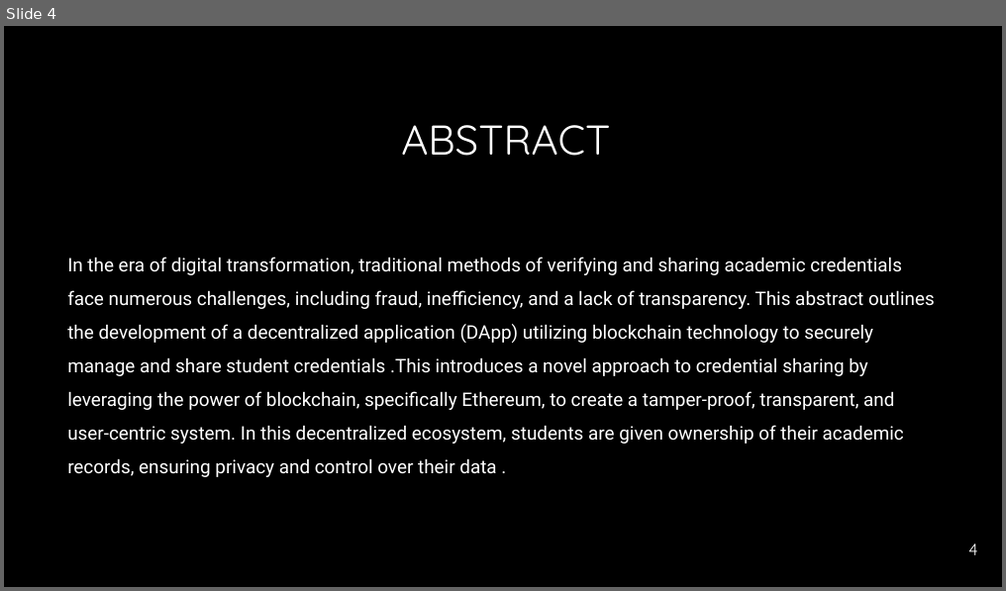
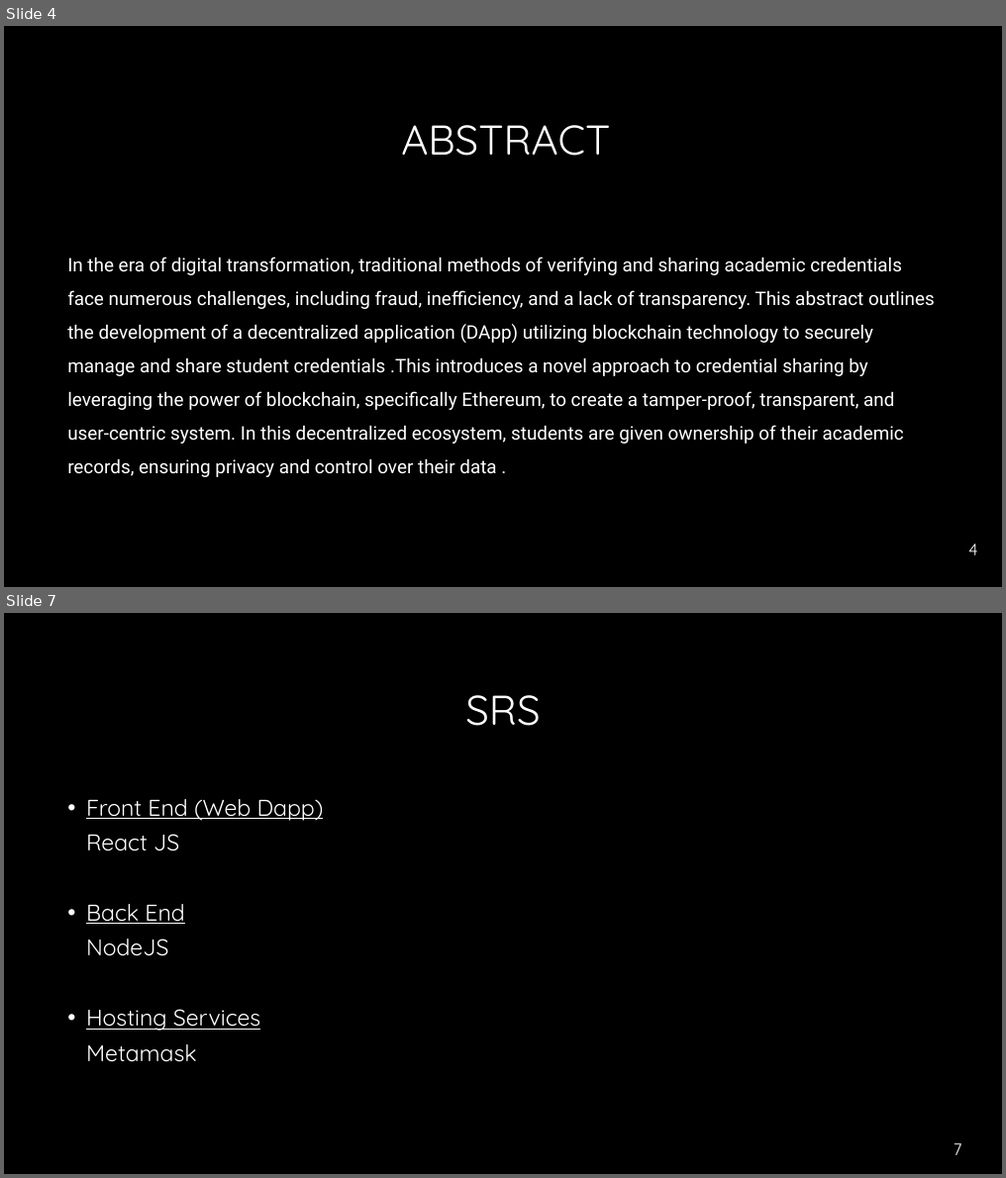
Before and after one commit to Annsunny595/ppt, a slide deck: Presentation PROJECT.pptx. Shown one above the other, each under a label of ours: slide 4 before the commit, slides 4 and 7 after it; the slides between them are not shown. The pictures are 1006x591 and 1006x1178 pixels, drawn with LibreOffice and Linux fonts; fonts in the diff are those of the drawing; background and template pictures are left out. Boxes give left, top, right and bottom in pixels: in the first picture for what was removed or moved away, otherwise in the second. Text is boxed around its words. In the diff, an @@ line names an element or a change of style, - is before the commit and + after.

```diff
--- a/Presentation PROJECT.pptx
+++ b/Presentation PROJECT.pptx
@@ slide 7 added at (x1=4, y1=613, x2=1002, y2=1174), background #000000 @@
@@ title added at (x1=465, y1=695, x2=540, y2=726), 40 pt, text #FFFFFF @@
+SRS
@@ text added at (x1=86, y1=799, x2=324, y2=1062), 22 pt, text #FFFFFF, underline @@
+• Front End (Web Dapp)
+React JS
+• Back End
+NodeJS
+• Hosting Services
+Metamask
@@ page number added at (x1=953, y1=1144, x2=962, y2=1156), 16 pt, text #FFFFFF @@
+7
```
Also in this commit, not shown: 3 slides changed, 6 other slides added, 2 slides removed.
